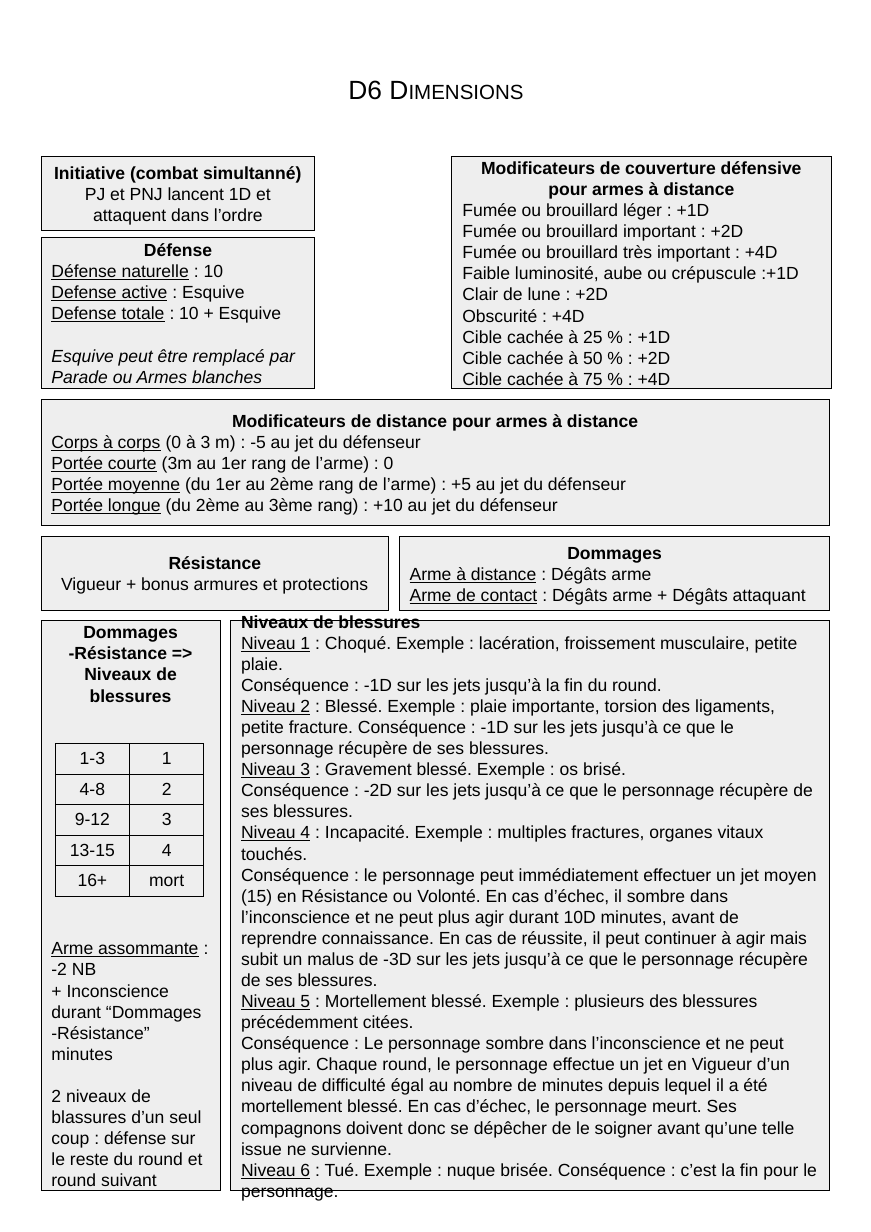
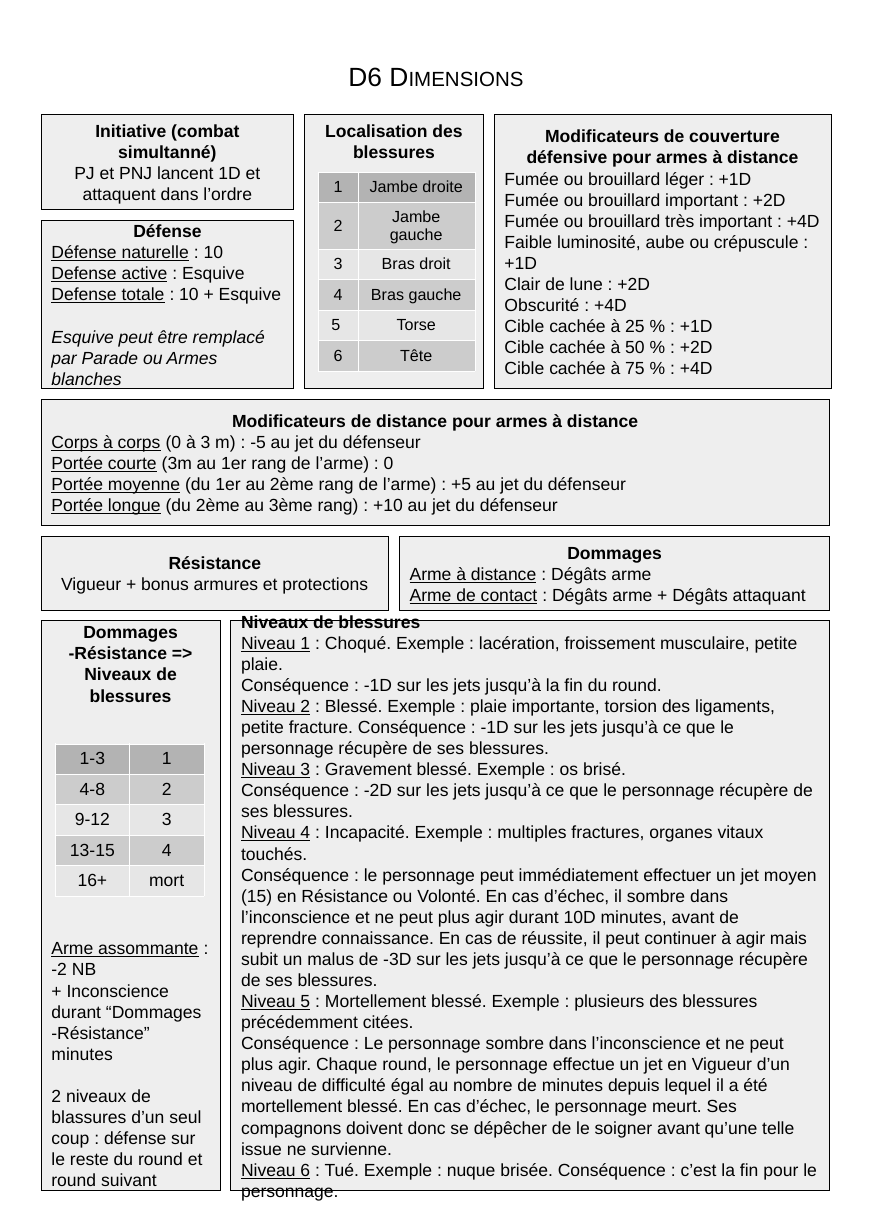
Before and after one commit to orey/D6-Dimensions, a slide deck: slide 2 of D6 Dimensions Ecran.odp. Drawn at 871x1232 pixels with LibreOffice and Linux fonts; fonts in the diff are those of the drawing. Boxes give left, top, right and bottom in pixels: in the first picture for what was removed or moved away, otherwise in the second. Text is boxed around its words. In the diff, an @@ line names an element or a change of style, - is before the commit and + after.

```diff
--- a/D6 Dimensions Ecran.odp
+++ b/D6 Dimensions Ecran.odp
@@ rectangle "D6 DIMENSIONS": place and size @@
-rectangle "D6 DIMENSIONS" at [210,52,662,125]
+rectangle "D6 DIMENSIONS" at [210,56,662,96]
@@ rectangle "Initiative (combat simultanné)": place and size @@
-rectangle "Initiative (combat simultanné)" at [41,157,315,231]
+rectangle "Initiative (combat simultanné)" at [41,115,294,210]
@@ rectangle added at [304,115,483,389], fill #EEEEEE, outline #000000 0 pt, 12 pt, text #000000, bold @@
+Localisation des blessures
@@ rectangle "Modificateurs de couverture défensive pour ...": place and size @@
-rectangle "Modificateurs de couverture défensive pour ..." at [452,157,831,389]
+rectangle "Modificateurs de couverture défensive pour ..." at [494,115,831,389]
@@ table added at [318,172,474,371], 6 rows, 2 columns @@
+1 | Jambe droite
+2 | Jambe gauche
+3 | Bras droit
+4 | Bras gauche
+5 | Torse
+6 | Tête
@@ rectangle "Défense": place and size @@
-rectangle "Défense" at [41,237,315,389]
+rectangle "Défense" at [41,220,294,389]
@@ table at [55,744,204,896] @@
@@ fill none to #B3B3B3 in row 1 @@
@@ fill none to #CCCCCC in 4 cells @@
@@ fill none to #E6E6E6 in 4 cells @@
@@ borders changed @@
```
Also in this commit, not shown: 4 other files.
